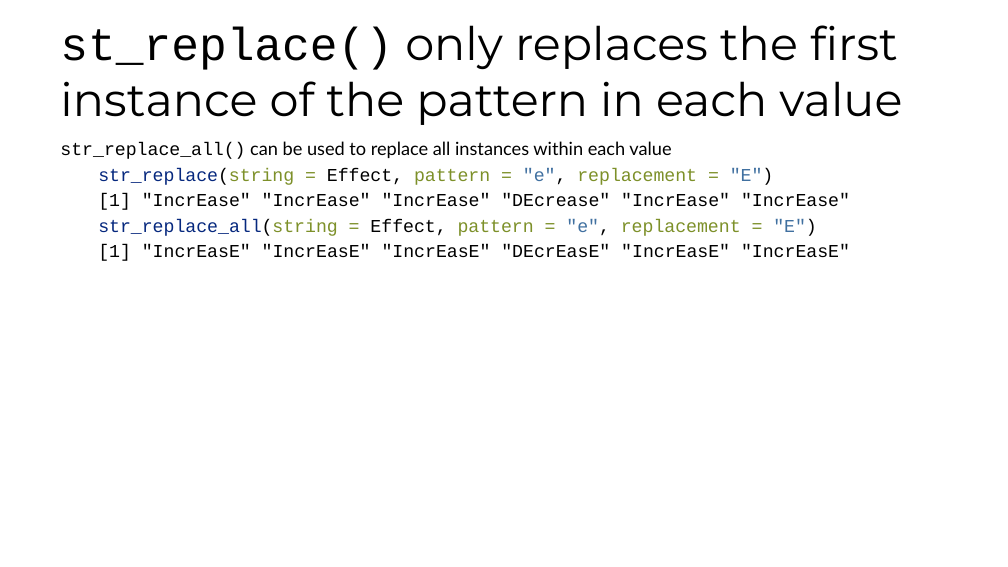
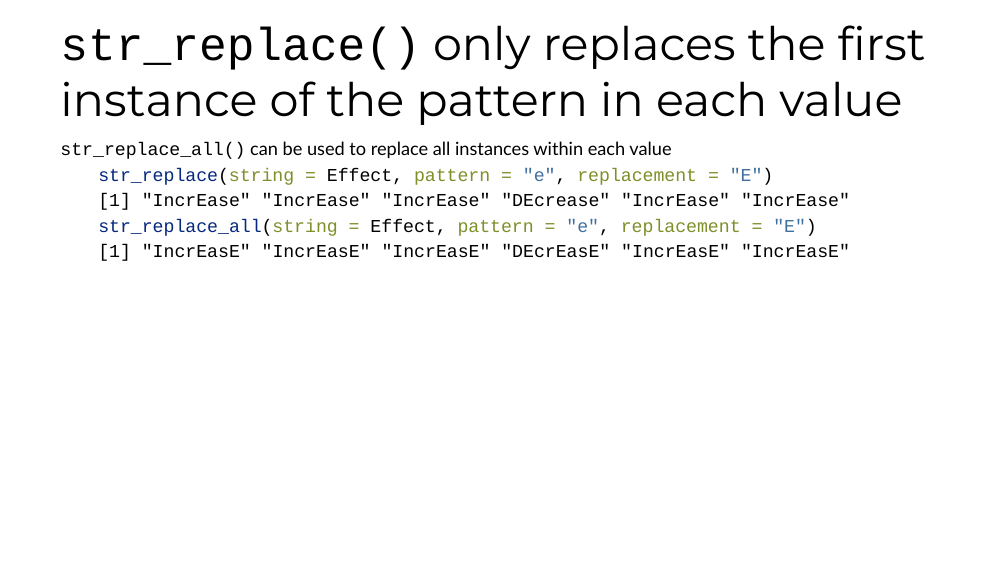
Before and after one commit to fhdsl/DaSEH, a slide deck: slide 66 of modules/Data_Cleaning/Data_Cleaning.pptx (slide 67 before the commit). Drawn at 1008x567 pixels with LibreOffice and Linux fonts; fonts in the diff are those of the drawing. Boxes give left, top, right and bottom in pixels: in the first picture for what was removed or moved away, otherwise in the second. Text is boxed around its words. In the diff, an @@ line names an element or a change of style, - is before the commit and + after.

```diff
--- a/modules/Data_Cleaning/Data_Cleaning.pptx
+++ b/modules/Data_Cleaning/Data_Cleaning.pptx
@@ title at box(60, 25, 926, 125): text changed @@
-st_replace() only replaces the first instance of the pattern in each value
+str_replace() only replaces the first instance of the pattern in each value
```
Also in this commit, not shown: 3 other slides changed, 1 slide removed, 3 other files.
